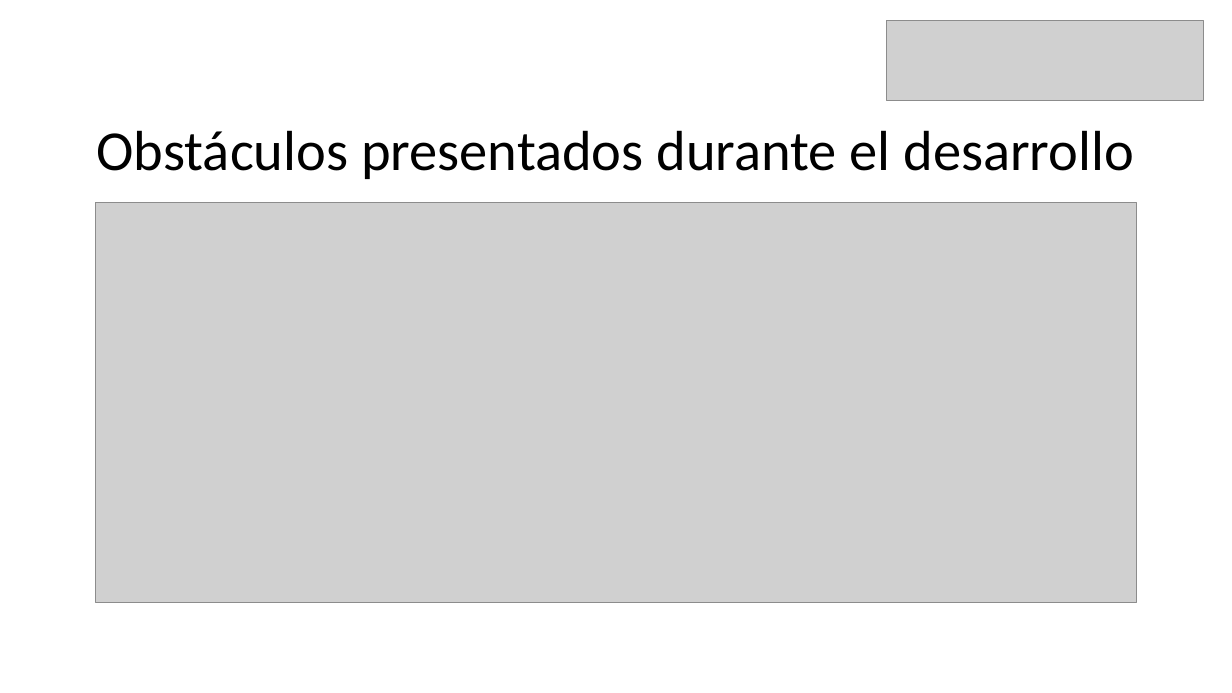
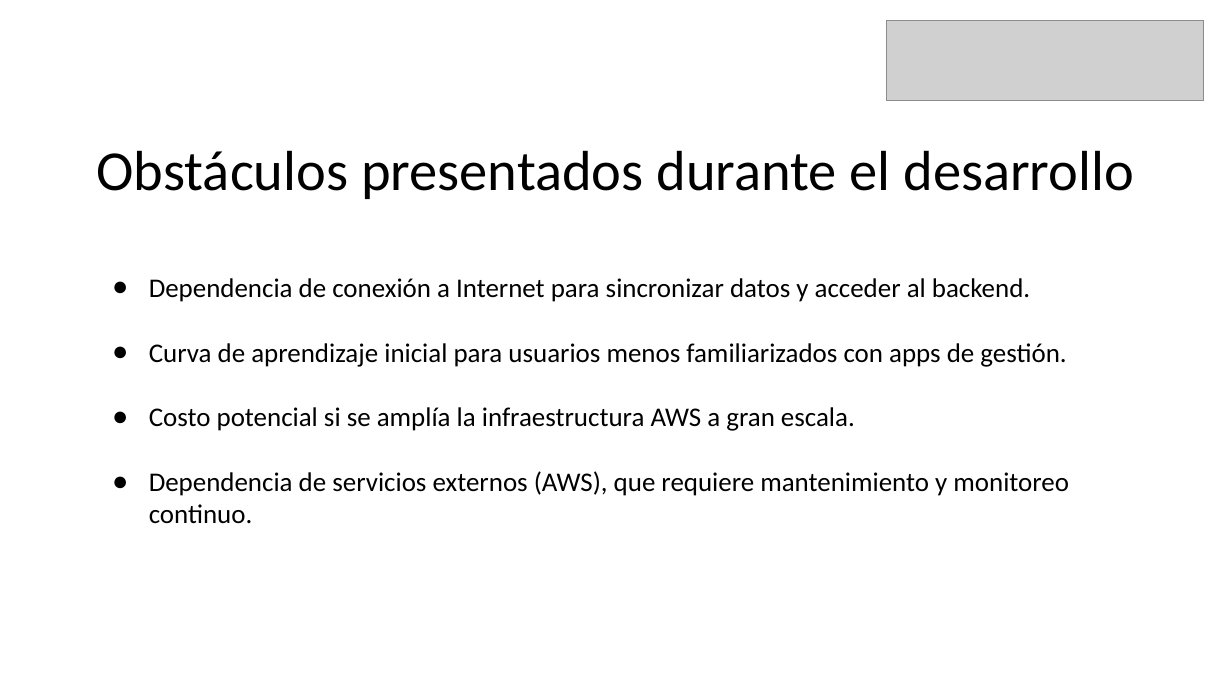
Before and after one commit to lrgdduoc/CAPSTONE, a slide deck: slide 15 of Fase3/Evidencias Grupales/Presentación Final Reparte+.pptx. Drawn at 1232x693 pixels with LibreOffice and Linux fonts; fonts in the diff are those of the drawing; grey boxes stand for pictures. Boxes give left, top, right and bottom in pixels: in the first picture for what was removed or moved away, otherwise in the second. Text is boxed around its words. In the diff, an @@ line names an element or a change of style, - is before the commit and + after.

Commit message:
Actualizacion de presentacion

```diff
--- a/Fase3/Evidencias Grupales/Presentación Final Reparte+.pptx
+++ b/Fase3/Evidencias Grupales/Presentación Final Reparte+.pptx
@@ text "Obstáculos presentados durante el desarrollo": place and size @@
-text "Obstáculos presentados durante el desarrollo" at box(97, 130, 1135, 179)
+text "Obstáculos presentados durante el desarrollo" at box(97, 150, 1135, 199)
@@ picture removed at box(95, 202, 1137, 603) @@
@@ text added at box(149, 278, 1069, 524), 21 pt, text #000000 @@
+● Dependencia de conexión a Internet para sincronizar datos y acceder al backend.
+● Curva de aprendizaje inicial para usuarios menos familiarizados con apps de gestión.
+● Costo potencial si se amplía la infraestructura AWS a gran escala.
+● Dependencia de servicios externos (AWS), que requiere mantenimiento y monitoreo continuo.
```
